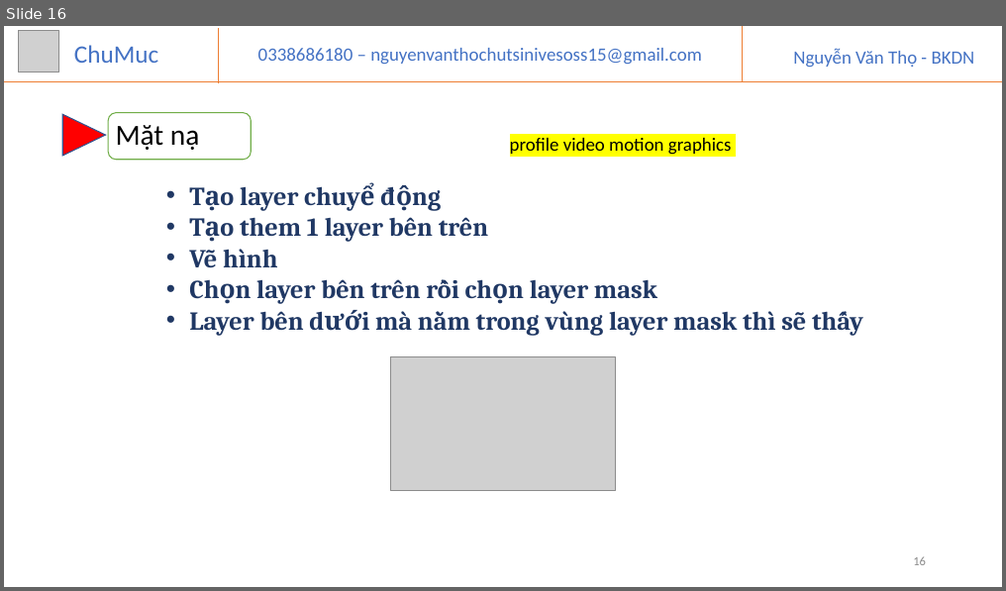
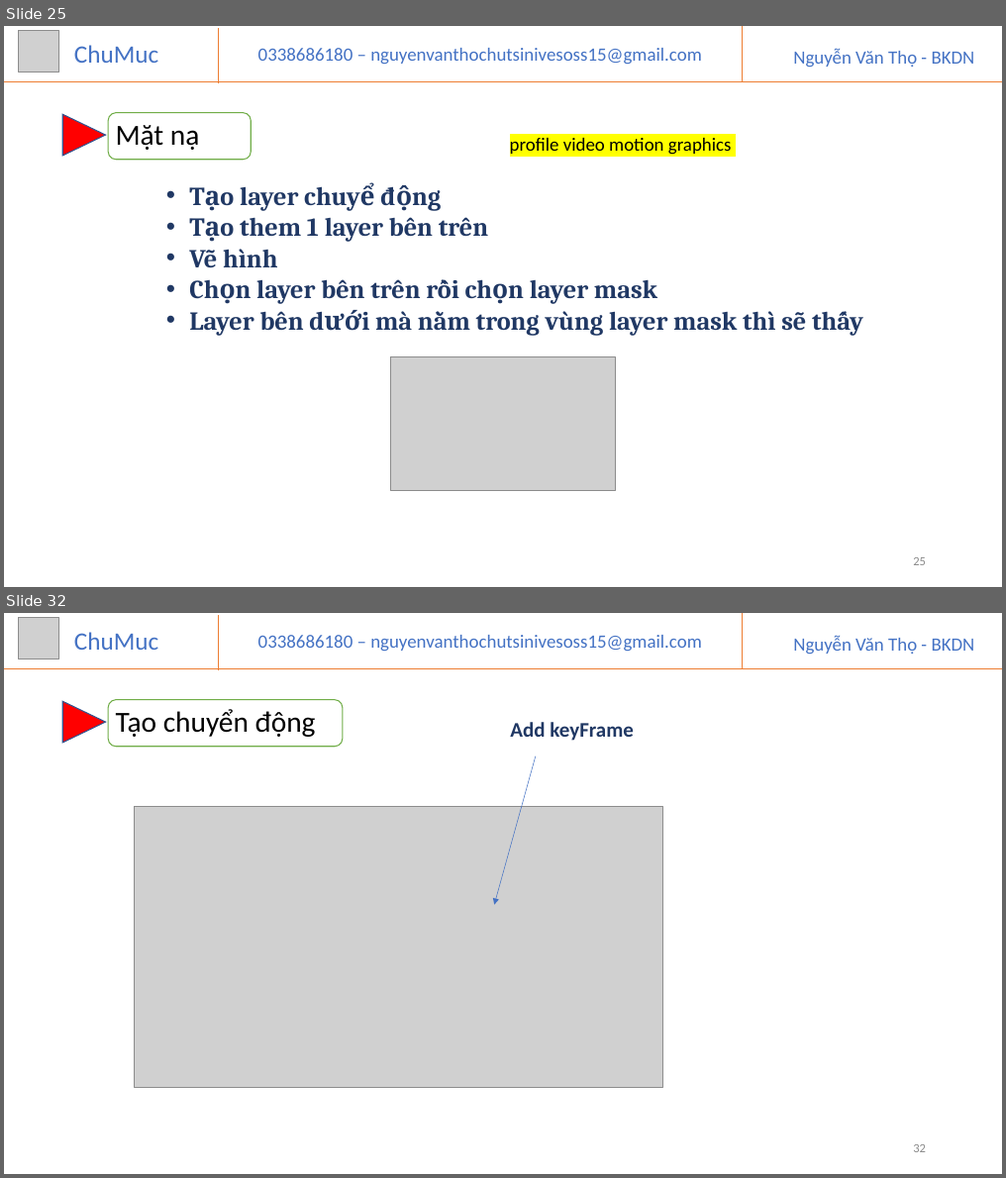
Before and after one commit to VANTHO15/phottoshop, a slide deck: PhoToShop.pptx. Shown one above the other, each under a label of ours: slide 16 before the commit, slides 25 and 32 after it; the slides between them are not shown. The pictures are 1006x591 and 1006x1178 pixels, drawn with LibreOffice and Linux fonts; fonts in the diff are those of the drawing; grey boxes stand for pictures. Boxes give left, top, right and bottom in pixels: in the first picture for what was removed or moved away, otherwise in the second. Text is boxed around its words. In the diff, an @@ line names an element or a change of style, - is before the commit and + after.

```diff
--- a/PhoToShop.pptx
+++ b/PhoToShop.pptx
@@ slide 32 added at (x1=4, y1=613, x2=1002, y2=1174), background #FFFFFF @@
@@ picture added at (x1=18, y1=618, x2=59, y2=659) @@
@@ text added at (x1=74, y1=632, x2=158, y2=650), 24 pt, text #4472C4 @@
+ChuMuc
@@ line added from (218, 615) to (218, 670), #ED7D31 0.5 pt @@
@@ text added at (x1=258, y1=635, x2=702, y2=651), 18 pt, text #4472C4 @@
+0338686180 – nguyenvanthochutsinivesoss15@gmail.com
@@ line added from (743, 613) to (743, 668), #ED7D31 0.5 pt @@
@@ text added at (x1=793, y1=635, x2=975, y2=654), 18 pt, text #4472C4 @@
+Nguyễn Văn Thọ - BKDN
@@ line added from (4, 668) to (1002, 668), #ED7D31 0.5 pt @@
@@ triangle added at (x1=62, y1=701, x2=105, y2=743), fill #FF0000, outline #325491 1 pt @@
@@ rounded rectangle added at (x1=108, y1=700, x2=343, y2=747), fill #FFFFFF, outline #70AD47 1 pt @@
@@ text added at (x1=116, y1=709, x2=316, y2=737), 28 pt, text #000000 @@
+Tạo chuyển động
@@ text added at (x1=510, y1=722, x2=634, y2=741), 20 pt, text #203864, bold @@
+Add keyFrame
@@ arrow added from (536, 756) to (494, 905), #4472C4 0.5 pt @@
@@ picture added at (x1=135, y1=806, x2=662, y2=1087) @@
@@ page number added at (x1=913, y1=1145, x2=926, y2=1153), 12 pt, text #8C8C8C @@
+32
@@ what was slide 16 is now slide 25 @@
@@ page number at (x1=913, y1=558, x2=926, y2=566): text changed @@
-16
+25
```
Also in this commit, not shown: 18 other slides added.
